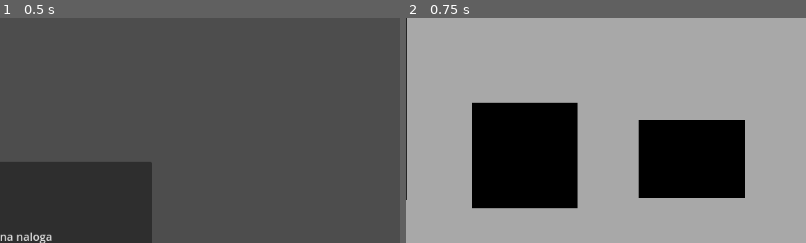
Above: before the commit, frames 1-2 (left to right).
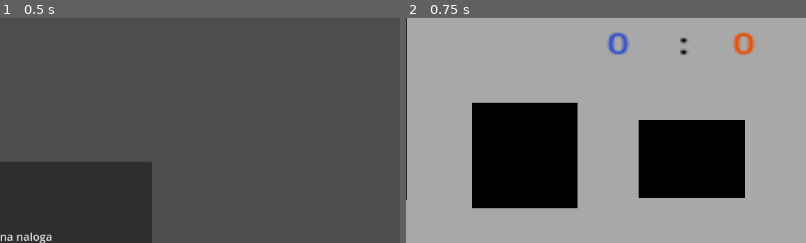
Above: after the commit, the same moments.

Repository: ThePotato-UI/m_naloga
Game: Godot game, scene res://Scene/glava.tscn
Same seed, same stepped clock (60 frames per second), same inputs: the game is played once before the commit and once after it.
Inputs:
- Up to frame 1 (0.5 s): no input
- Up to frame 2 (0.75 s): click "Maturitetna naloga TANKIIII" at 0.5 s
The pictures show only the part of the screen within x 50-100%, y 0-50%; the shares and areas given below are measured in that part.

Frame 1 is identical in both runs. In frame 2, 0.8% of the frame differs, in the area x 50-88%, y 6-17%.

Commit message:
1.6
delujoča verzija

Diff:
--- a/Koda/Global.gd
+++ b/Koda/Global.gd
@@ -4,3 +4,8 @@
 var GotHit_Blue = false
 var RED_HD = false
 var BLUE_HD = false
+var RED_R = false
+var BLUE_R = false
+
+var Points_R = 0
+var Points_B = 0
--- a/Koda/Player1.gd
+++ b/Koda/Player1.gd
@@ -36,8 +36,8 @@
 		Global.GotHit_Red = false
 	if healthbar == 0:
 		print("RED is dead")
+		queue_free()
 		Global.RED_HD = true
-		queue_free()
 
 
 func Streljaj():
--- a/Koda/Respawn.gd
+++ b/Koda/Respawn.gd
@@ -15,13 +15,17 @@
 
 func _physics_process(delta: float) -> void:
 	if Global.RED_HD:
-		print("Respawning RED!")
-		$RED_T.start()
+		Respawn_RED()
 		Global.RED_HD = false
+		Global.Points_B += 1
+		print("Respawning RED! ", + Global.Points_R)
+
 	if Global.BLUE_HD:
-		print("Respawning BLUE!")
-		$BLUE_T.start()
+		Respawn_BLUE()
 		Global.BLUE_HD = false
+		Global.Points_R += 1
+		print("Respawning BLUE! ", + Global.Points_B)
+
 
 func Respawn_RED():
 	var P_RED = Player_Red.instantiate()
@@ -34,11 +38,3 @@
 	var Spawn_B = spawn_points[randi() % spawn_points.size()]
 	P_BLUE.position = Spawn_B.position
 	main.get_parent().add_child(P_BLUE)
-
-
-func _on_red_t_timeout() -> void:
-	Respawn_RED()
-
-
-func _on_blue_t_timeout() -> void:
-	Respawn_BLUE()
--- a/Koda/igralec_2.gd
+++ b/Koda/igralec_2.gd
@@ -24,8 +24,8 @@
 		Global.GotHit_Blue = false
 	if healthbar == 0:
 		print("BLUE is dead")
+		queue_free()
 		Global.BLUE_HD = true
-		queue_free()
 
 func _physics_process(delta):
 	Health()
--- a/Scene/game.tscn
+++ b/Scene/game.tscn
@@ -1,10 +1,11 @@
-[gd_scene load_steps=7 format=3 uid="uid://d2ckn7dojuwm2"]
+[gd_scene load_steps=8 format=3 uid="uid://d2ckn7dojuwm2"]
 
 [ext_resource type="Texture2D" uid="uid://bhelyjplx2rt1" path="res://Sprites/tla.png" id="1_my8g0"]
 [ext_resource type="PackedScene" uid="uid://ppw8sknillc" path="res://Scene/Igralec_1.tscn" id="2_6qekt"]
 [ext_resource type="PackedScene" uid="uid://bpj8qiboqjlfg" path="res://Scene/igralec_2.tscn" id="3_tyhq5"]
 [ext_resource type="PackedScene" uid="uid://c51sh4v5ceyuf" path="res://Scene/notranji_zid.tscn" id="4_h0syu"]
 [ext_resource type="PackedScene" uid="uid://buff3kexnh6mv" path="res://Scene/Respawn.tscn" id="5_036ls"]
+[ext_resource type="Script" path="res://Scene/manager.gd" id="6_wjdg4"]
 
 [sub_resource type="RectangleShape2D" id="RectangleShape2D_pelps"]
 size = Vector2(1618, 40.25)
@@ -77,7 +78,6 @@
 
 [node name="StaticBody2D" type="StaticBody2D" parent="Okolica/Tla in zidovi/walls" groups=["walls"]]
 position = Vector2(-0.999997, 9)
-scale = Vector2(1, 1)
 
 [node name="CollisionShape2D2" type="CollisionShape2D" parent="Okolica/Tla in zidovi/walls/StaticBody2D"]
 position = Vector2(-14, 554)
@@ -86,7 +86,6 @@
 [node name="StaticBody2D13" type="StaticBody2D" parent="Okolica/Tla in zidovi/walls" groups=["walls"]]
 position = Vector2(-0.999997, 9)
 rotation = -3.14159
-scale = Vector2(1, 1)
 
 [node name="CollisionShape2D2" type="CollisionShape2D" parent="Okolica/Tla in zidovi/walls/StaticBody2D13"]
 position = Vector2(-14, 554)
@@ -94,7 +93,6 @@
 
 [node name="StaticBody2D14" type="StaticBody2D" parent="Okolica/Tla in zidovi/walls" groups=["walls"]]
 position = Vector2(-0.999997, 9)
-scale = Vector2(1, 1)
 
 [node name="CollisionShape2D3" type="CollisionShape2D" parent="Okolica/Tla in zidovi/walls/StaticBody2D14"]
 position = Vector2(-806, -18)
@@ -103,12 +101,38 @@
 
 [node name="StaticBody2D15" type="StaticBody2D" parent="Okolica/Tla in zidovi/walls" groups=["walls"]]
 position = Vector2(-0.999997, 9)
-scale = Vector2(1, 1)
 
 [node name="CollisionShape2D4" type="CollisionShape2D" parent="Okolica/Tla in zidovi/walls/StaticBody2D15"]
 position = Vector2(808, -7)
 rotation = 1.5708
 shape = SubResource("RectangleShape2D_pelps")
+
+[node name="točke" type="StaticBody2D" parent="."]
+scale = Vector2(4.82805, 4.23581)
+
+[node name="Točke_B" type="RichTextLabel" parent="točke"]
+modulate = Color(0.919554, 0.287348, 0, 1)
+offset_left = 132.559
+offset_top = -124.415
+offset_right = 167.559
+offset_bottom = -99.4153
+text = "0"
+
+[node name="Točke_R" type="RichTextLabel" parent="točke"]
+modulate = Color(0.19154, 0.294166, 0.790536, 1)
+offset_left = 81.6064
+offset_top = -123.707
+offset_right = 114.606
+offset_bottom = -97.7071
+text = "0"
+
+[node name="_" type="RichTextLabel" parent="točke"]
+modulate = Color(0, 0, 0, 1)
+offset_left = 111.018
+offset_top = -123.707
+offset_right = 144.018
+offset_bottom = -97.7071
+text = ":"
 
 [node name="Camera2D" type="Camera2D" parent="."]
 scale = Vector2(1, 2)
@@ -138,5 +162,8 @@
 [node name="Top_Left" parent="Respawn" index="3"]
 position = Vector2(-687, -457)
 
+[node name="Manager" type="Node" parent="."]
+script = ExtResource("6_wjdg4")
+
 [editable path="Igralec"]
 [editable path="Respawn"]
--- /dev/null
+++ b/Scene/manager.gd
@@ -0,0 +1,10 @@
+extends Node
+
+var navaden_Tekst = ""
+
+func _physics_process(delta: float) -> void:
+	var tekst_R = str(navaden_Tekst, str(Global.Points_R))
+	$"../točke/Točke_B".text = (tekst_R)
+
+	var tekst_B = str(navaden_Tekst, str(Global.Points_B))
+	$"../točke/Točke_R".text = (tekst_B)
